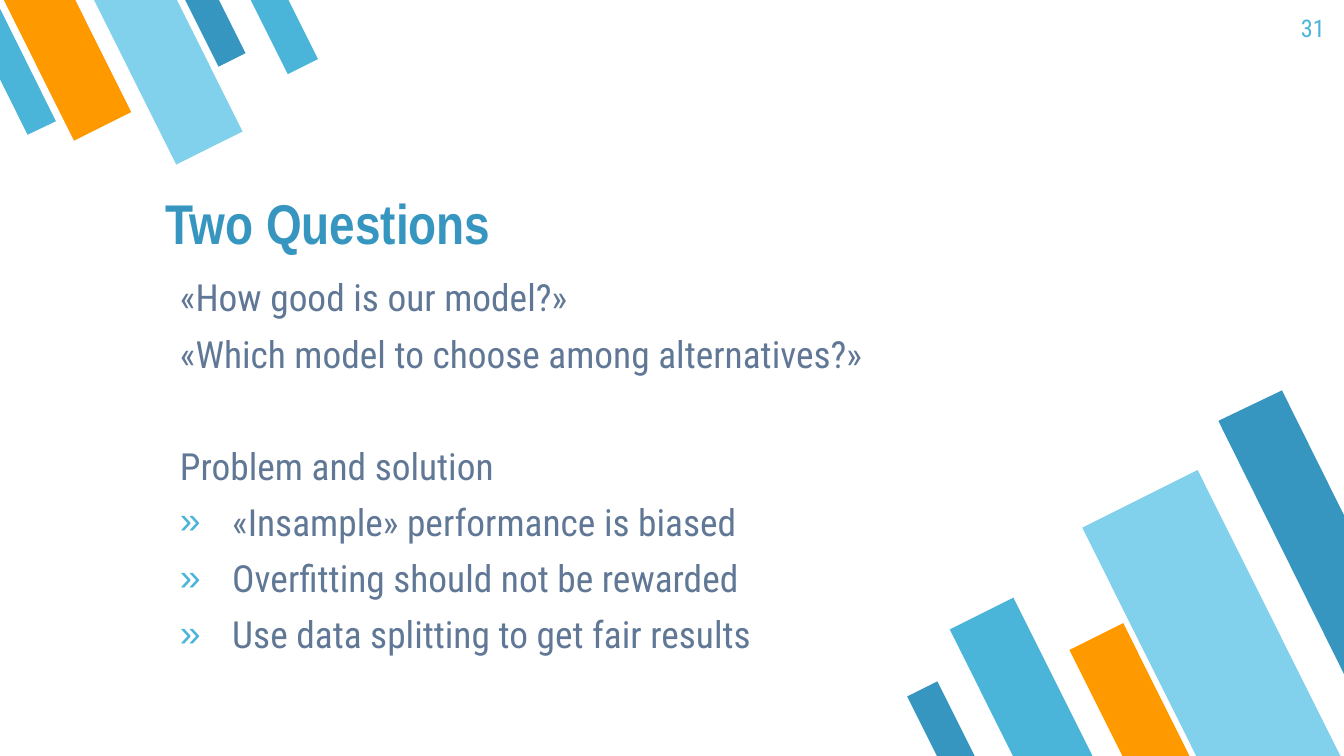
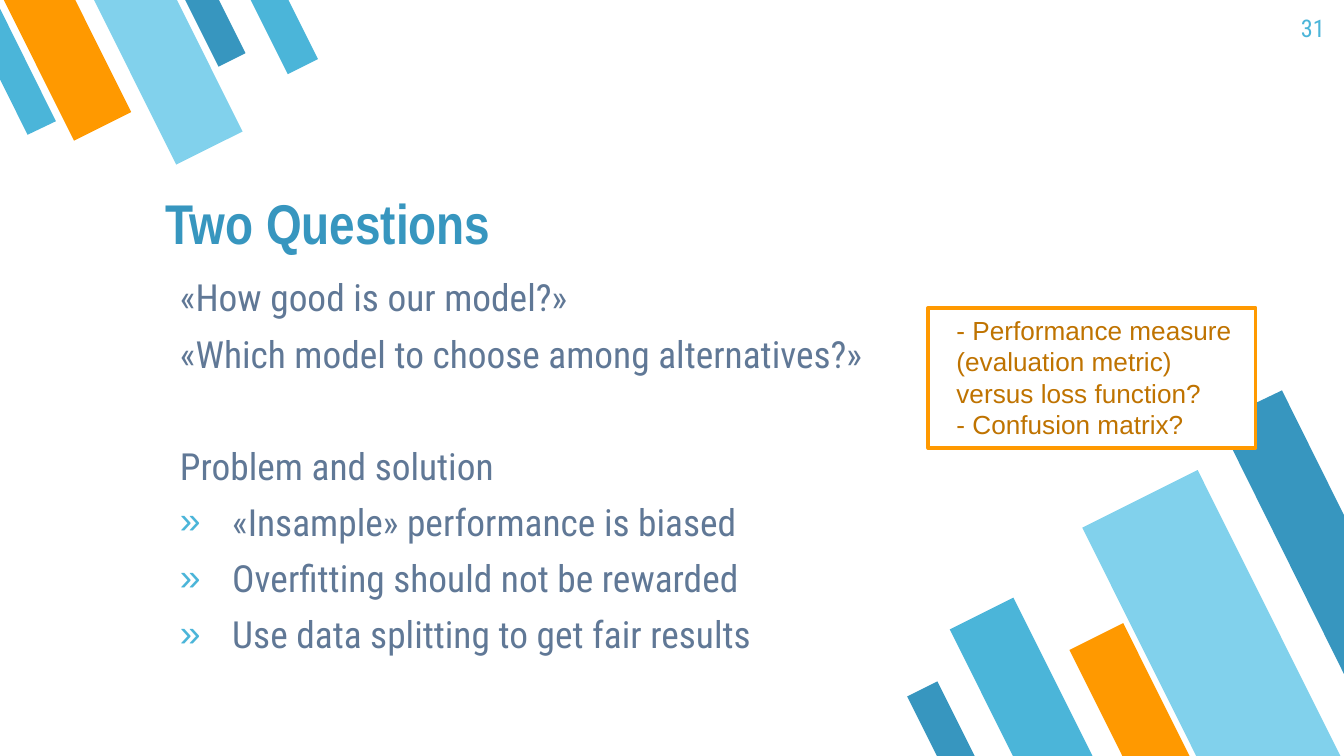
Before and after one commit to mayer79/ml_lecture, a slide deck: slide 31 of slides/ML_Lecture.pptx. Drawn at 1344x756 pixels with LibreOffice and Linux fonts; fonts in the diff are those of the drawing. Boxes give left, top, right and bottom in pixels: in the first picture for what was removed or moved away, otherwise in the second. Text is boxed around its words. In the diff, an @@ line names an element or a change of style, - is before the commit and + after.

```diff
--- a/slides/ML_Lecture.pptx
+++ b/slides/ML_Lecture.pptx
@@ rectangle added at (x1=929, y1=308, x2=1255, y2=448), fill #FFFFFF, outline #FF9900 2 pt, 14 pt, text #BF7300 @@
+- Performance measure (evaluation metric) versus loss function?
+- Confusion matrix?
```
Also in this commit, not shown: 2 other slides changed, 6 other files.
